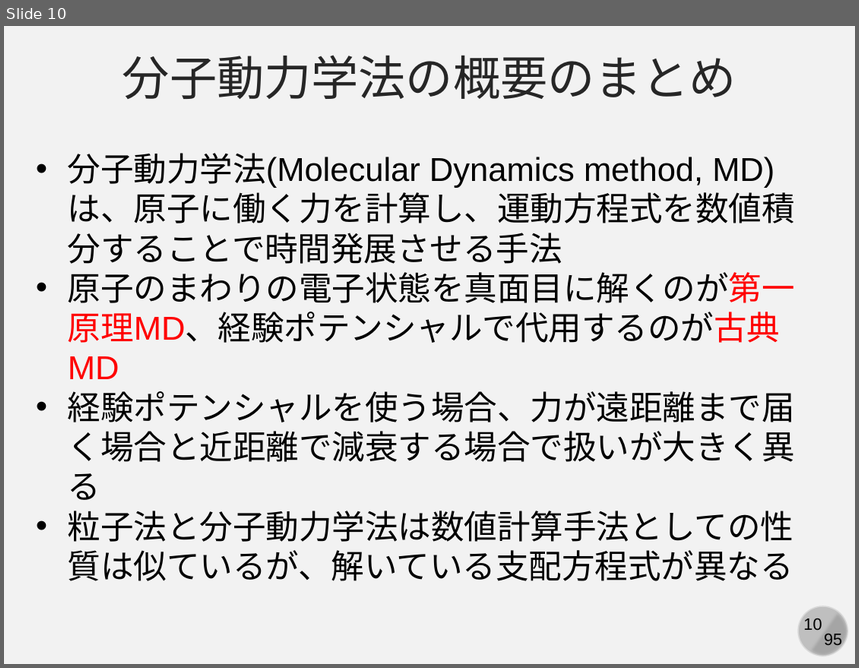
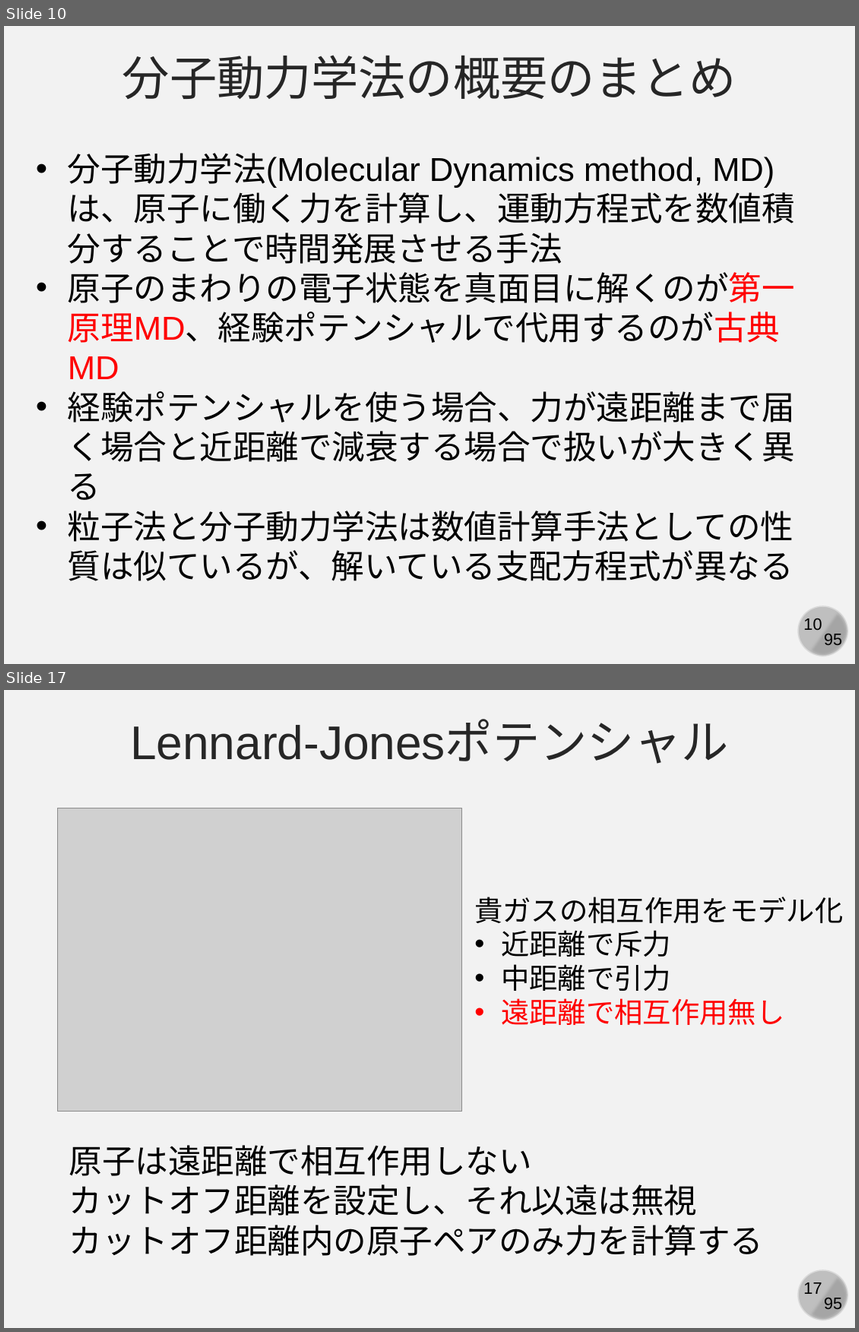
Before and after one commit to kaityo256/simulation_engineering, a slide deck: 07_md_implementation/simulation07.pptx. Shown one above the other, each under a label of ours: slide 10 before the commit, slides 10 and 17 after it; the slides between them are not shown. The pictures are 859x668 and 859x1332 pixels, drawn with LibreOffice and Linux fonts; fonts in the diff are those of the drawing; grey boxes stand for pictures. Boxes give left, top, right and bottom in pixels: in the first picture for what was removed or moved away, otherwise in the second. Text is boxed around its words. In the diff, an @@ line names an element or a change of style, - is before the commit and + after.

```diff
--- a/07_md_implementation/simulation07.pptx
+++ b/07_md_implementation/simulation07.pptx
@@ slide 17 added at bbox=[4, 690, 855, 1328], background #F2F2F2; not listed: 4 template elements that a slide beside it also shows @@
@@ text added at bbox=[130, 721, 729, 764], 40 pt, text #262626 @@
+Lennard-Jonesポテンシャル
@@ picture added at bbox=[58, 809, 462, 1111] @@
@@ text added at bbox=[474, 897, 843, 1025], 24 pt, text #000000 @@
+貴ガスの相互作用をモデル化
+• 近距離で斥力
+• 中距離で引力
+• 遠距離で相互作用無し
@@ text added at bbox=[69, 1145, 763, 1256], 28 pt, text #000000 @@
+原子は遠距離で相互作用しない
+カットオフ距離を設定し、それ以遠は無視
+カットオフ距離内の原子ペアのみ力を計算する
```
Also in this commit, not shown: 6 slides changed, 5 other slides added.
